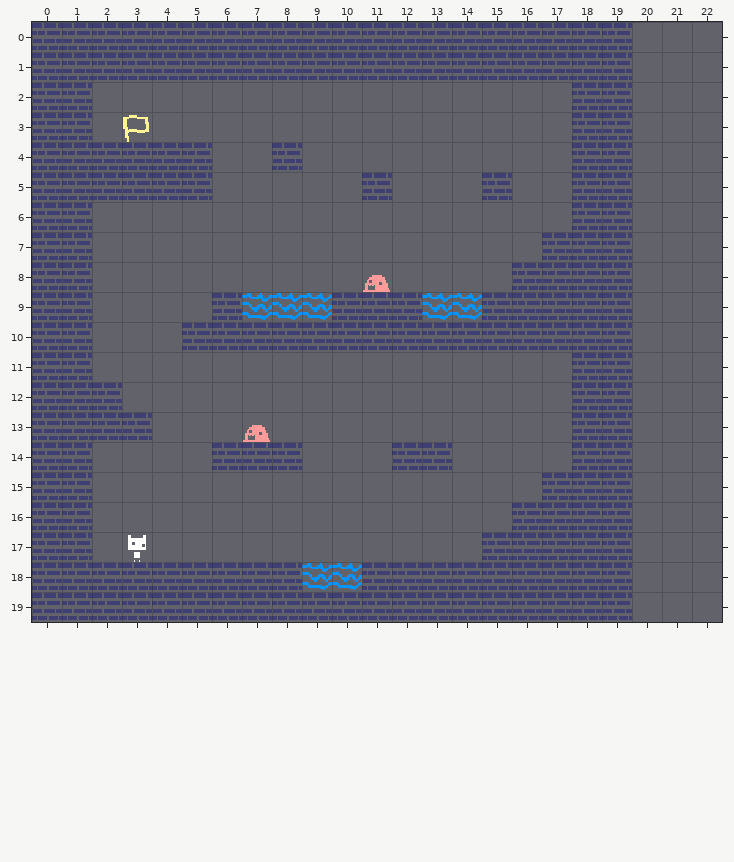
Two states of a Tiled map, maps/map.tmx. This is how it looked before the edit.
Cells are 20x20 px. Shown: x 0..22, y 0..19. The old version is drawn lined up with the new one.
Now the later version:
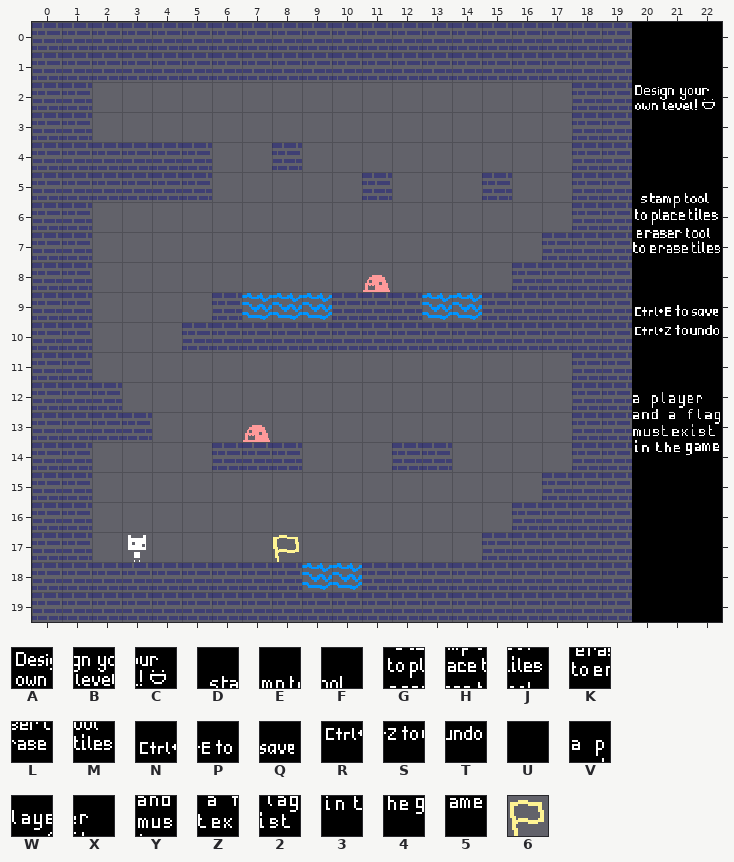
Key: from "Instructions": A 0, B 1, C 2, D 3, E 4, F 5, G 6, H 7, J 8, K 9, L 10, M 11, N 12, P 13, Q 14, R 15, S 16, T 17, U 18, V 24, W 25, X 26, Y 27, Z 28, 2 29, 3 30, 4 31, 5 32; from "Tileset": 6 2.
_ is an empty cell.
Tiles of an added or newly shown layer are drawn over the layers below it.
The commit says: added map instructions and sound effects
Changes in this commit:
map size 20x20 -> 23x20 cells
Layer "Tiles":
The author put tile 6 in row 17 at x 8.
The edit erases tile 6 in row 3 at x 3.
Layer "Instructions" (added):
The author put tile 2 in row 13 at x 22.
The author put tile 3 in row 14 at x 20.
The author put tile 4 in row 14 at x 21.
The author put tile 5 in row 14 at x 22.
The author put tile A in row 2 at x 20.
The author put tile B in row 2 at x 21.
The author put tile C in row 2 at x 22.
The author put tile D in row 5 at x 20.
The author put tile E in row 5 at x 21.
The author put tile F in row 5 at x 22.
The author put tile G in row 6 at x 20.
The author put tile H in row 6 at x 21.
The author put tile J in row 6 at x 22.
The author put tile K in row 7 at x 20.
The author put tile L in row 7 at x 21.
The author put tile M in row 7 at x 22.
The author put tile N in row 9 at x 20.
The author put tile P in row 9 at x 21.
The author put tile Q in row 9 at x 22.
The author put tile R in row 10 at x 20.
The author put tile S in row 10 at x 21.
The author put tile T in row 10 at x 22.
The author put tile U in rows 0 to 1 at x 20 to 22; in rows 3 to 4 at x 20 to 22; in row 8 at x 20 to 22; in row 11 at x 20 to 22; in rows 15 to 19 at x 20 to 22.
The author put tile V in row 12 at x 20.
The author put tile W in row 12 at x 21.
The author put tile X in row 12 at x 22.
The author put tile Y in row 13 at x 20.
The author put tile Z in row 13 at x 21.
